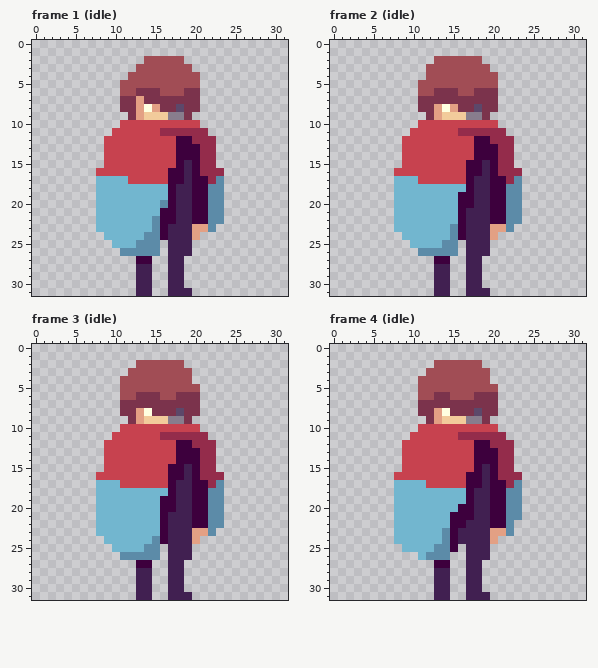
Pixel-art file -- __aseprite__/player.aseprite. The picture above was drawn from the file before the commit.
32x32 pixels, 21 frames. Shown: frame 1 (idle), frame 2 (idle), frame 3 (idle), frame 4 (idle). The commit also changed other frames, which this record leaves out.
New version:
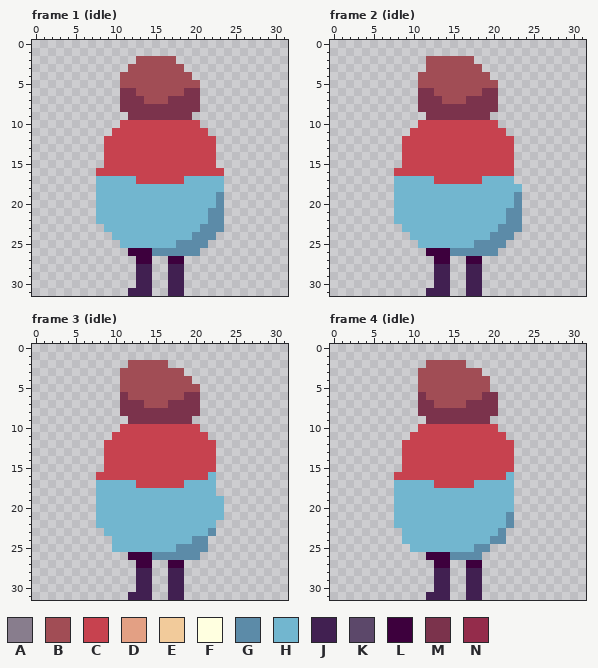
Palette (. is transparent): A #887d8d  B #a14d55  C #c7424f  D #e3a084  E #f2cb9b  F #ffffe0  G #5c8ba8  H #72b6cf  J #412051  K #5c486a  L #3d003d  M #7b334c  N #942c4b
Message: :sparkles: Add dashing animations
Diff:
layer "up/character" now shown
layer "up/cape" now shown
layer "down/character" now hidden
layer "down/cape" now hidden
Changed rows in their new state; - is an unchanged pixel.
Frame 1 (idle):
first column x 8:
 2 -----B----.-----
 3 ----B------.----
 4 ---B--------.---
 6 ---MMBBB--------
 7 -----MBBB-------
 8 -----MMM--M-----
 9 -----MMMMMM-----
11 --------CCCCCC--
12 ----------CCCCC-
13 ----------CCCCC-
14 ----------CCCCC-
15 ----------CCCCC-
16 ---------CCCCCCC
17 ----H----CCHHHHH
18 ---------HHHHHHH
19 ---------HHHHHH-
20 --------HHHHHHH-
21 --------HHHHHH--
22 -------HHHHHHH--
23 .------HHHHHHG-G
24 -.----HHHHHHGGG-
25 --.--HHHHHGGGG--
26 ---.LLL-GGGGG---
27 ---------LL-----
first column x 12:
31 J------.
Frame 2 (idle):
first column x 8:
 2 ----B-----.-----
 3 -----------.----
 4 ---B--------.---
 6 ---MMBBB--B-----
 7 ------BBB-------
 8 -----MMM--M-----
 9 -----MMMMMM-----
11 --------CCCCCC--
12 ----------CCCCC-
13 ----------CCCCC-
14 ----------CCCCC-
15 ---------CCCCCC-
16 ---------CCCCCC.
17 ---HH----CCHHHH.
18 ---------HHHHHHH
19 --------HHHHHHH-
20 --------HHHHHHH-
21 --------HHHHHH--
22 --------HHHHHH--
23 .------HHHHHHG-G
24 -.-----HHHHHGGG-
25 --.---HHHHGGGG--
26 ---.LLL-GGGGG---
27 ---------LL-----
first column x 12:
31 J------.
Frame 3 (idle):
first column x 8:
 2 ----B----..-----
 3 ---B-------.----
 6 ---M-BBB--B-----
 7 ------BBB-------
 8 -----MM---M-----
 9 -----MMMMMM-----
11 --------CCCCCC--
12 ----------CCCCC-
13 ----------CCCCC-
14 ----------CCCCC-
15 ---------CCCCCC-
16 ---------CCCCCH.
17 ---HH----CCHHHH.
18 ---------HHHHHH.
19 --------HHHHHHHH
20 --------HHHHHHHH
21 --------HHHHHHHH
22 --------HHHHHHH.
23 .-------HHHHHH--
24 -.-----HHHHHGG--
25 ------HHHHGGGG--
26 ---.LLL-GGGGG---
27 ---------LL-----
first column x 12:
31 J------.
Frame 4 (idle):
first column x 8:
 2 ----B----..-----
 3 ---B-------.----
 5 ------------.---
 6 ---M-BB---B-----
 7 -----BBBB-------
 8 -----MM---M-----
 9 -----MMMMMM-----
11 --------CCCCCC--
12 ----------CCCCC-
13 ----------CCCCC-
14 ----------CCCCC-
15 ----------CCCCC-
16 ---------CCCCCH.
17 ----H----CHHHHH.
18 ---------HHHHHH.
19 ---------HHHHHH.
20 --------HHHHHHH.
21 -------HHHHHHH-.
22 -------HHHHHHH--
23 .-----HHHHHHHG.-
24 .-----HHHHHHGG--
25 -.---HHHHHGG----
26 ---.LLLGGGG.----
27 ---------LL-----
first column x 12:
31 J------.
Pixel boxes of the changes (left, top, right, bottom) in both pictures:
changed: (96, 56, 224, 296)
changed: (394, 56, 522, 296)
changed: (96, 360, 224, 600)
changed: (394, 360, 522, 600)
